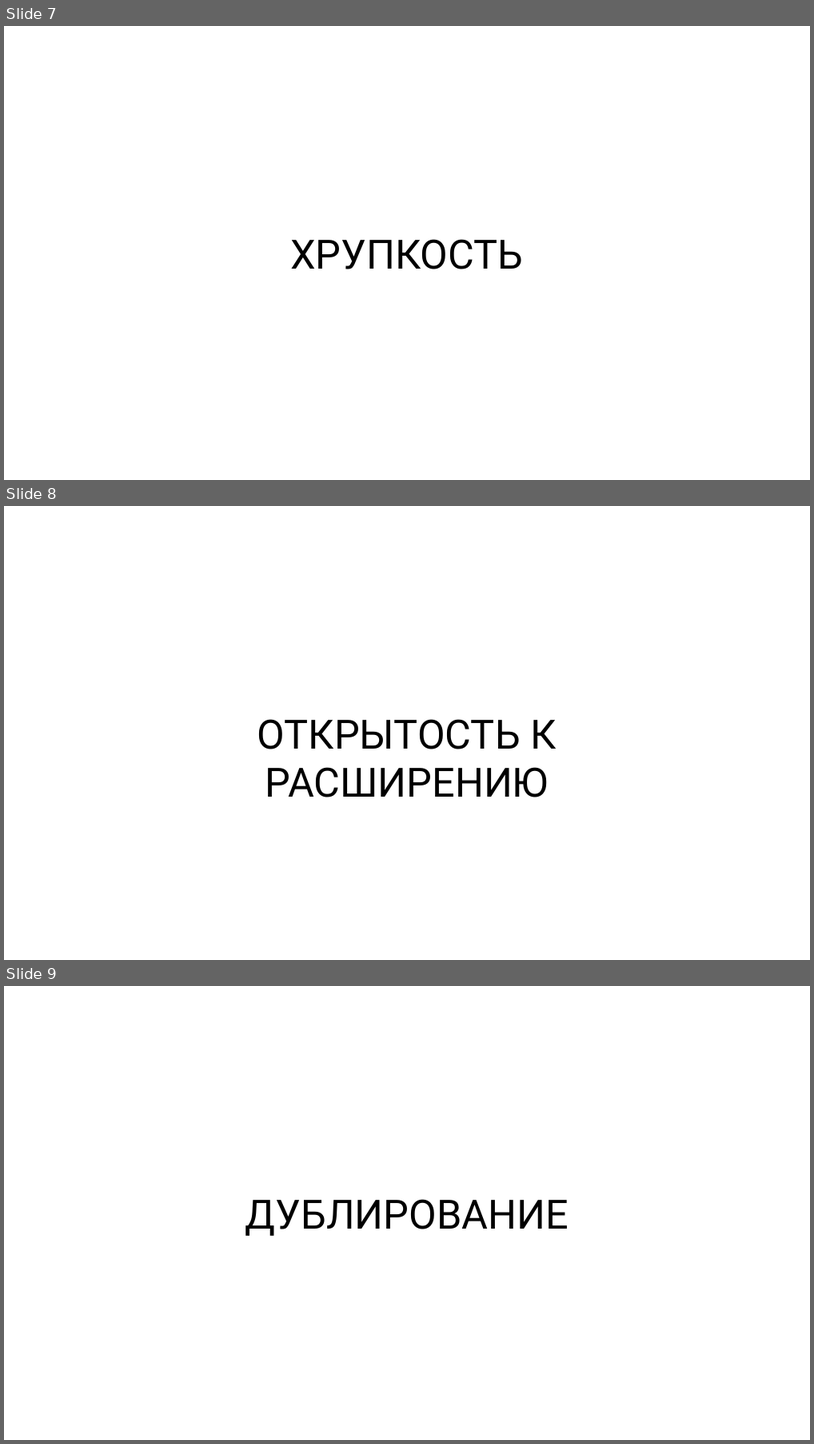
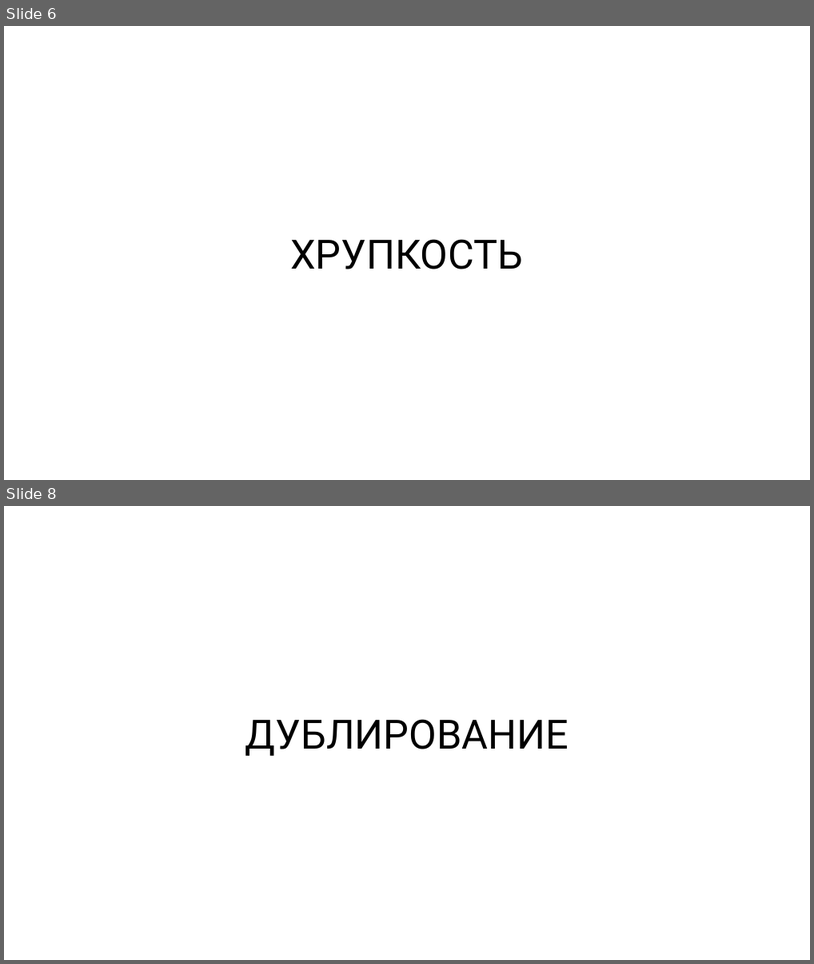
Before and after one commit to rkhaimov/brain-gym, a slide deck: Презентация.pptx. Shown one above the other, each under a label of ours: slides 7, 8 and 9 before the commit, slides 6 and 8 after it; the slides between them are not shown. The pictures are 814x1444 and 814x964 pixels, drawn with LibreOffice and Linux fonts; fonts in the diff are those of the drawing. Boxes give left, top, right and bottom in pixels: in the first picture for what was removed or moved away, otherwise in the second. Text is boxed around its words. In the diff, an @@ line names an element or a change of style, - is before the commit and + after.

```diff
--- a/Презентация.pptx
+++ b/Презентация.pptx
@@ slide 8 removed at (x1=4, y1=506, x2=810, y2=960), background #FFFFFF @@
@@ text removed at (x1=258, y1=719, x2=556, y2=797) @@
-ОТКРЫТОСТЬ К РАСШИРЕНИЮ
@@ what was slide 7 is now slide 6 @@
@@ what was slide 9 is now slide 8 @@
```
Also in this commit, not shown: 2 slides changed, 2 slides added, 4 other slides removed, 1 other file.
